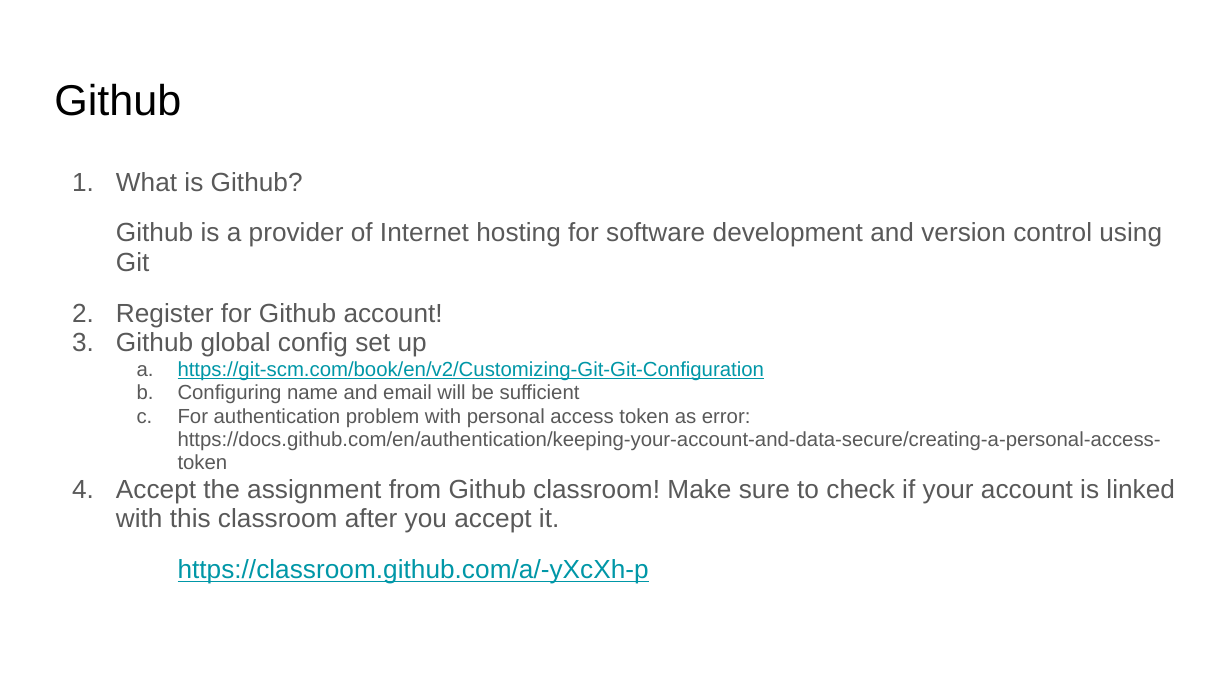
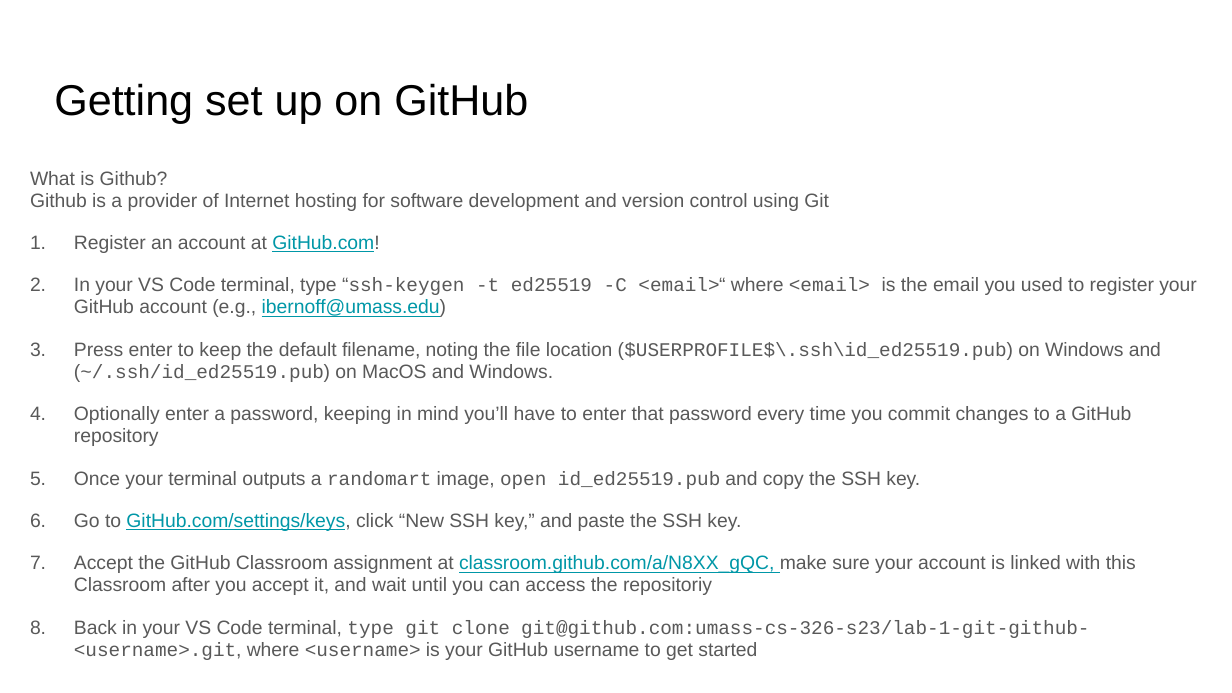
Before and after one commit to umass-cs-326/umass-cs-326.github.io, a slide deck: slide 8 of docs/04-labs/01-git-basics/01-git-basics.pptx. Drawn at 1232x693 pixels with LibreOffice and Linux fonts; fonts in the diff are those of the drawing. Boxes give left, top, right and bottom in pixels: in the first picture for what was removed or moved away, otherwise in the second. Text is boxed around its words. In the diff, an @@ line names an element or a change of style, - is before the commit and + after.

```diff
--- a/docs/04-labs/01-git-basics/01-git-basics.pptx
+++ b/docs/04-labs/01-git-basics/01-git-basics.pptx
@@ title at [54, 83, 528, 123]: text changed @@
-Github
+Getting set up on GitHub
@@ text "What is Github?": place and size @@
-text "What is Github?" at [116, 172, 1175, 584]
+text "What is Github?" at [30, 171, 1197, 660]
@@ text at [30, 171, 829, 211]: size 15.3 to 11.2 pt in "What is Github?", "Github is a provider of Internet hosting ..."; bullet 1. to none; indent changed; less space between paragraphs @@
@@ text at [74, 235, 1197, 660]: text changed; size 11.9 to 11.2 pt @@
-1. Register for Github account!
-2. Github global config set up
-  a. https://git-scm.com/book/en/v2/Customizing-Git-Git-Configuration
-  b. Configuring name and email will be sufficient
-  c. For authentication problem with personal access token as error: https://docs.github.com/en/authentication/keeping-your-account-and-data-secure/creating-a-personal-access-token
-3. Accept the assignment from Github classroom! Make sure to check if your account is linked with this classroom after you accept it.
-https://classroom.github.com/a/-yXcXh-p
+1. Register an account at GitHub.com!
+2. In your VS Code terminal, type “ssh-keygen -t ed25519 -C <email>“ where <email> is the email you used to register your GitHub account (e.g., ibernoff@umass.edu)
+3. Press enter to keep the default filename, noting the file location ($USERPROFILE$\.ssh\id_ed25519.pub) on Windows and (~/.ssh/id_ed25519.pub) on MacOS and Windows.
+4. Optionally enter a password, keeping in mind you’ll have to enter that password every time you commit changes to a GitHub repository
+5. Once your terminal outputs a randomart image, open id_ed25519.pub and copy the SSH key.
+6. Go to GitHub.com/settings/keys, click “New SSH key,” and paste the SSH key.
+7. Accept the GitHub Classroom assignment at classroom.github.com/a/N8XX_gQC, make sure your account is linked with this Classroom after you accept it, and wait until you can access the repositoriy
+8. Back in your VS Code terminal, type git clone git@github.com:umass-cs-326-s23/lab-1-git-github-<username>.git, where <username> is your GitHub username to get started
```
Also in this commit, not shown: 7 other slides changed, 1 slide added, 1 slide removed.
